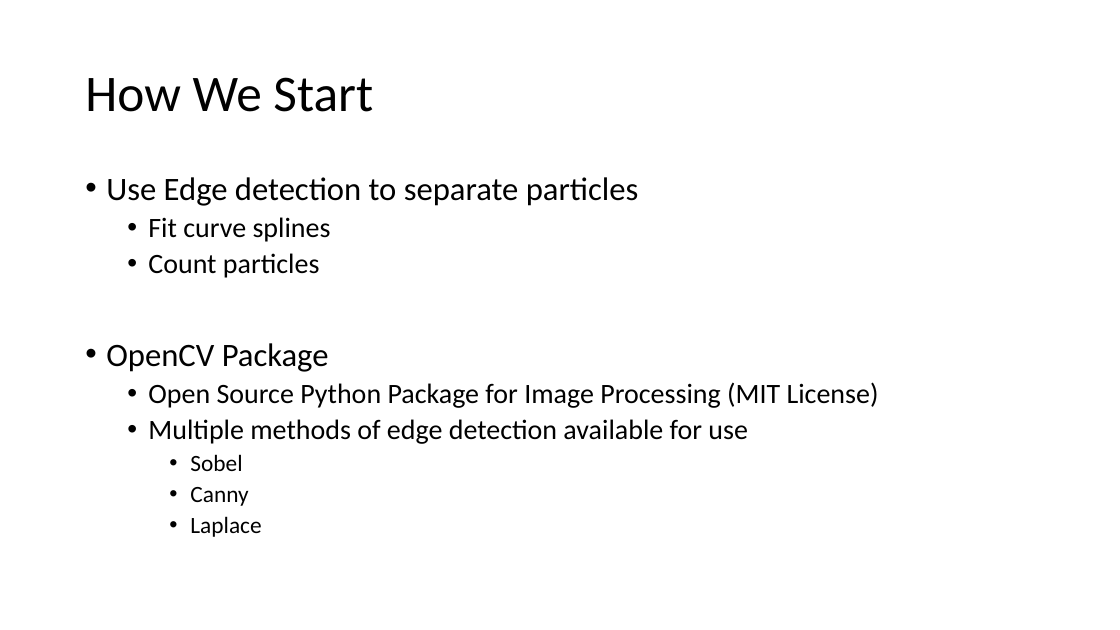
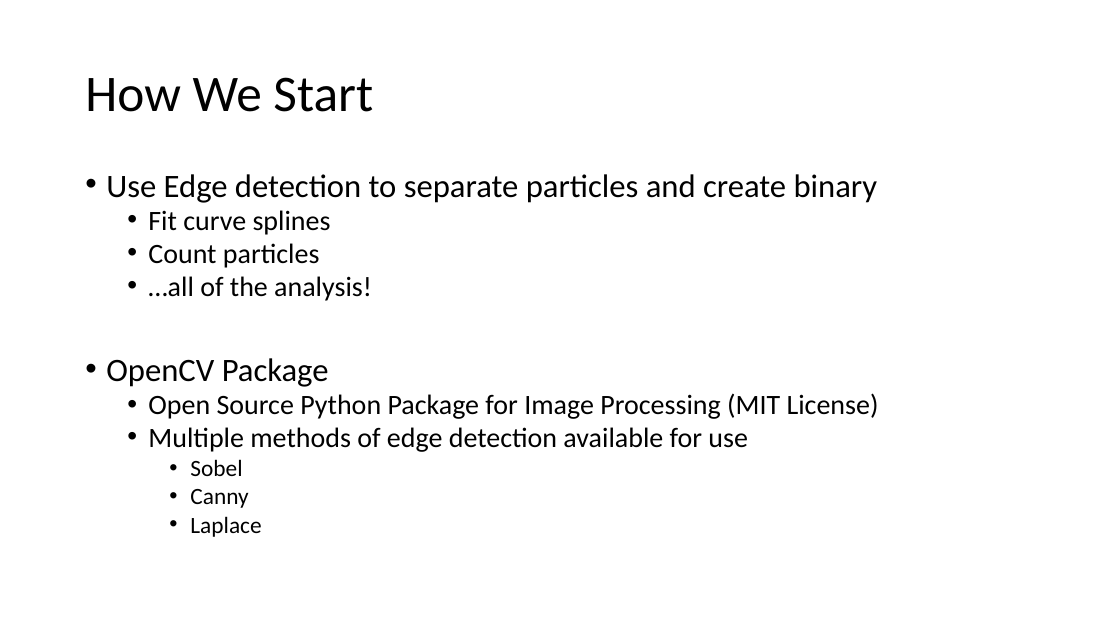
Before and after one commit to rgebhart/nanoBALLS, a slide deck: slide 3 of TechReview_Presentation.pptx. Drawn at 1120x630 pixels with LibreOffice and Linux fonts; fonts in the diff are those of the drawing. Boxes give left, top, right and bottom in pixels: in the first picture for what was removed or moved away, otherwise in the second. Text is boxed around its words. In the diff, an @@ line names an element or a change of style, - is before the commit and + after.

Commit message:
1. Used Darktable to pre-proccess images for edge analysis.  Edited images show up in the new folder. 2. Usecase file got started, obviously needs work. 3. Something got changed with the TechReview ppt?  Can't remember what, but it was most definitley something very minor.

```diff
--- a/TechReview_Presentation.pptx
+++ b/TechReview_Presentation.pptx
@@ text at (x1=106, y1=174, x2=878, y2=203): text changed @@
-• Use Edge detection to separate particles
+• Use Edge detection to separate particles and create binary
@@ text at (x1=106, y1=210, x2=879, y2=537): line spacing 0.9 to 0.8 @@
@@ text at (x1=148, y1=276, x2=372, y2=301): paragraph added @@
+  • …all of the analysis!
```
Also in this commit, not shown: 1 other slide changed, 7 other files.
